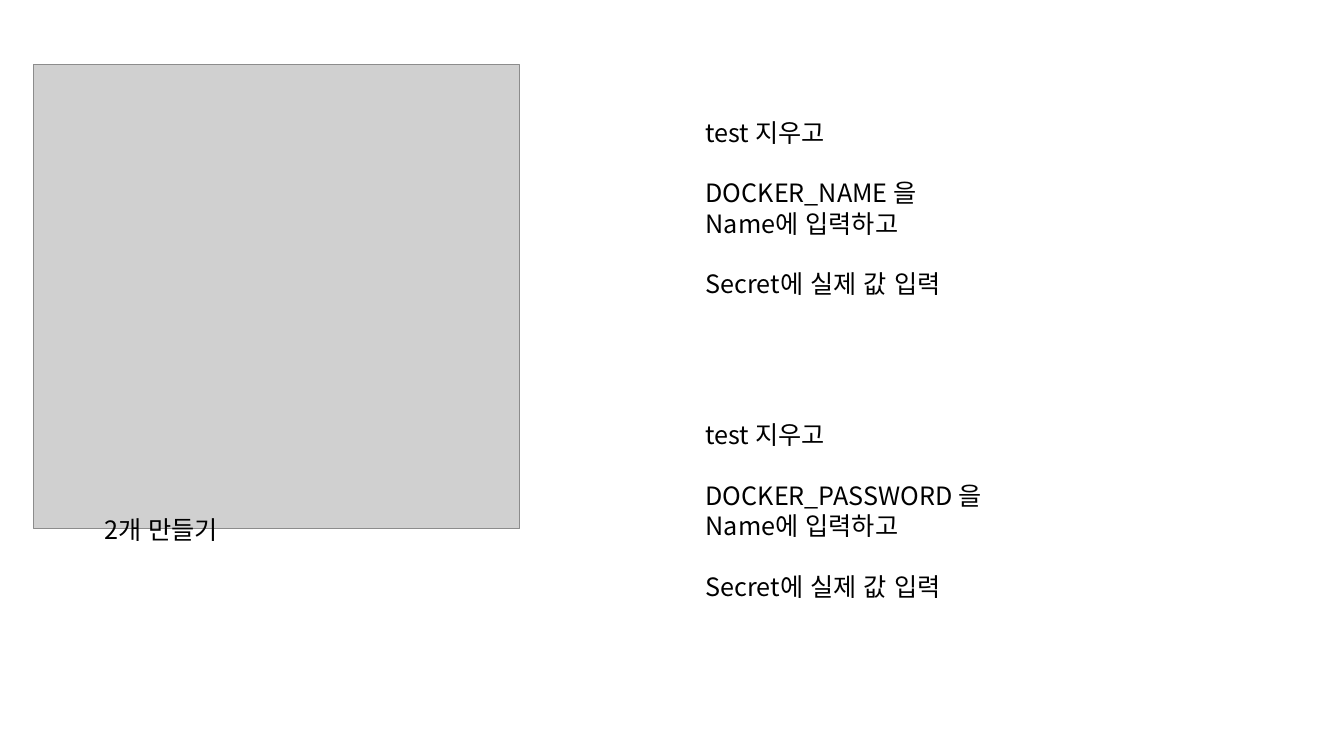
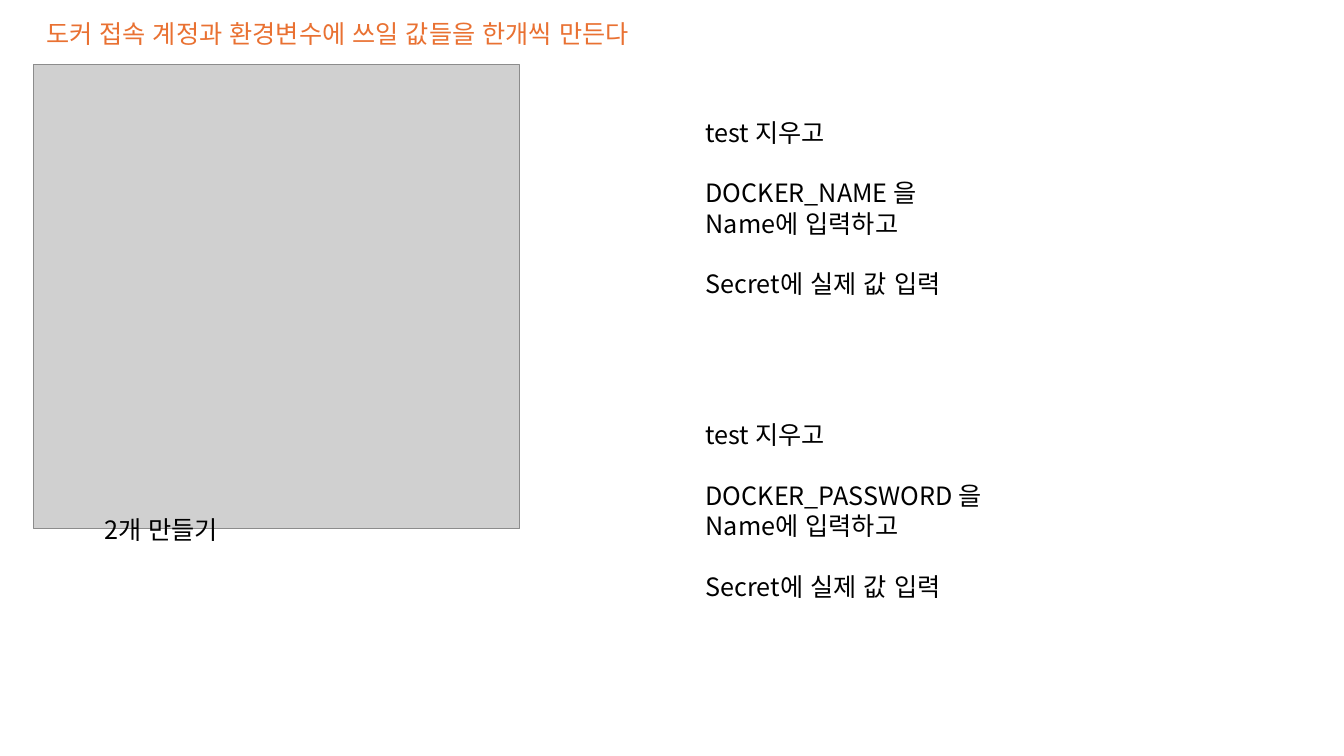
Before and after one commit to sonsungjong/reactjs-app, a slide deck: slide 12 of AWS배포 샘플.pptx. Drawn at 1344x756 pixels with LibreOffice and Linux fonts; fonts in the diff are those of the drawing; grey boxes stand for pictures. Boxes give left, top, right and bottom in pixels: in the first picture for what was removed or moved away, otherwise in the second. Text is boxed around its words. In the diff, an @@ line names an element or a change of style, - is before the commit and + after.

```diff
--- a/AWS배포 샘플.pptx
+++ b/AWS배포 샘플.pptx
@@ text added at (46,22,629,45), 18 pt, text #E97132 @@
+도커 접속 계정과 환경변수에 쓰일 값들을 한개씩 만든다
```
Also in this commit, not shown: 9 other slides changed, 8 slides added, 10 slides removed.
